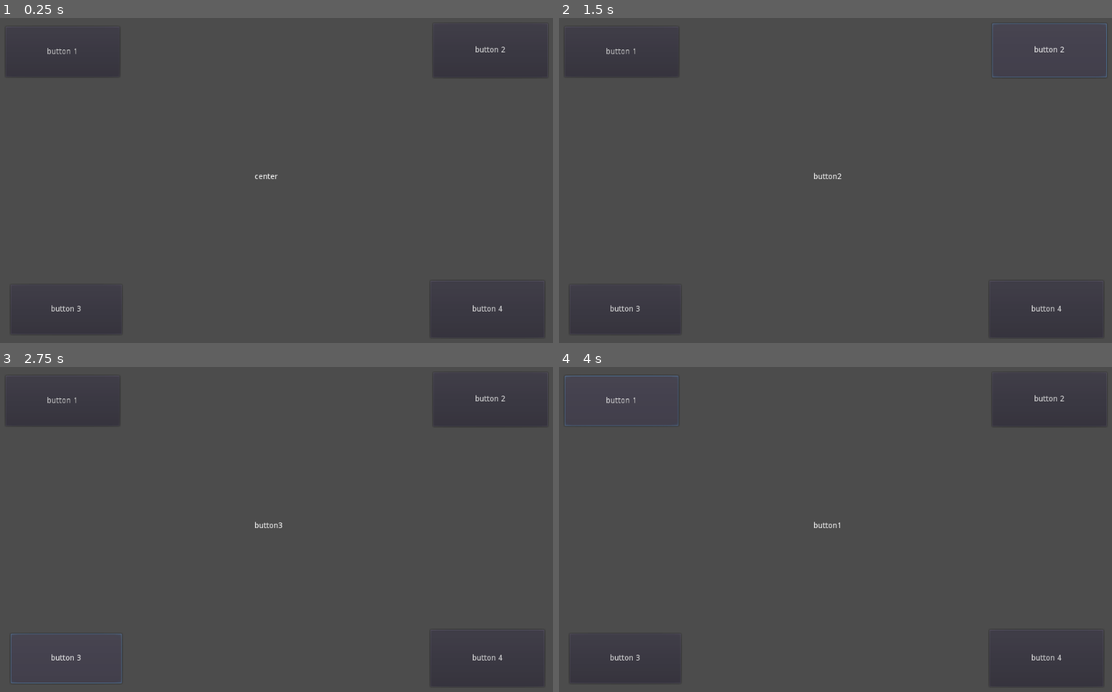
Above: before the commit, frames 1-4 (two rows, left to right).
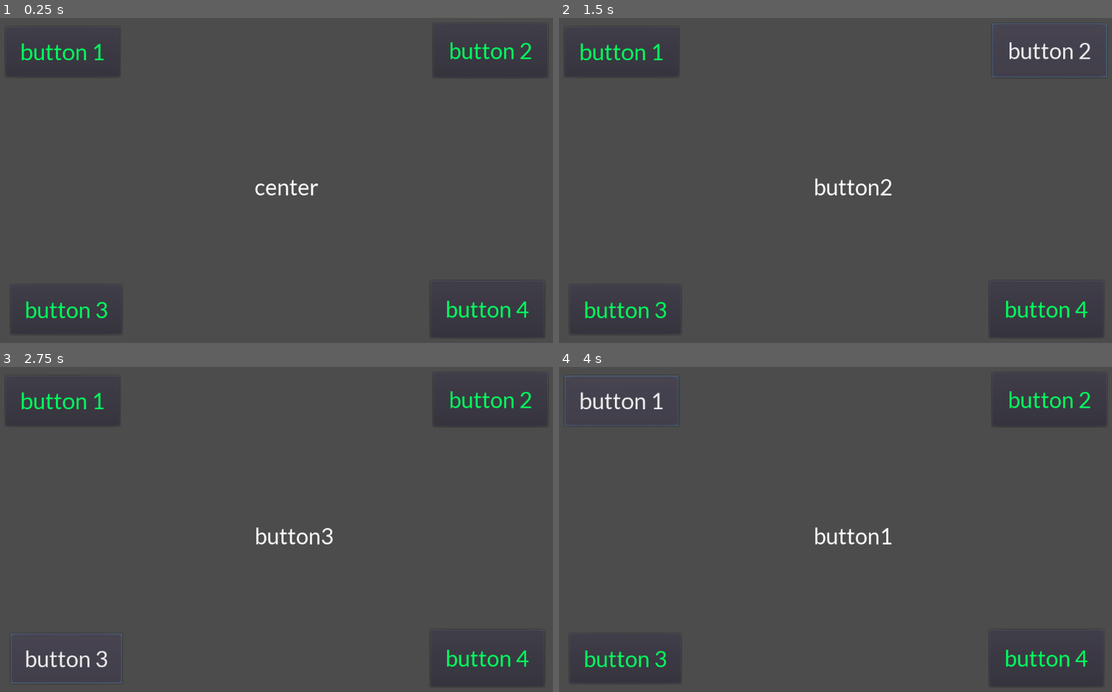
Above: after the commit, the same moments.

Repository: Aki78/GameClubMetropolia
Game: Godot game, scene res://exercise1/exercise1.tscn
The game is run twice, just before and just after one commit, with the same random seed, the same clock (stepped at 60 frames per second) and the same inputs.
Inputs:
- Up to frame 1 (0.25 s): no input
- Up to frame 2 (1.5 s): click "button 1" at 0.5 s; click "button 2" at 1.25 s
- Up to frame 3 (2.75 s): click "button 3" at 2 s
- Up to frame 4 (4 s): click "button 4" at 2.75 s; click "button 1" at 3.5 s

The runs differ from the first frame. In frame 1, 1.5% of the frame differs, in the area x 3-97%, y 7-93%; in frame 2, 1.5%; in frame 3, 1.5%; in frame 4, 1.5%.

Commit message:
ex5

Diff:
--- a/exercises/exercise1/Node2D.gd
+++ b/exercises/exercise1/Node2D.gd
@@ -11,3 +11,10 @@
 
 func _on_Button4_pressed():
 	$Label.text = "button4"
+func _ready():
+
+	for i in get_children():
+#		var dynamicfont = load("res://new_font.tres")
+		var mytheme = load("res://new_theme.tres")
+		i.theme = mytheme
+#		i.add_font_override("font", dynamicfont)
--- a/exercises/exercise1/exercise1.tscn
+++ b/exercises/exercise1/exercise1.tscn
@@ -1,6 +1,7 @@
-[gd_scene load_steps=2 format=2]
+[gd_scene load_steps=3 format=2]
 
 [ext_resource path="res://exercise1/Node2D.gd" type="Script" id=1]
+[ext_resource path="res://new_theme.tres" type="Theme" id=3]
 
 [node name="Node2D" type="Node2D"]
 script = ExtResource( 1 )
@@ -11,6 +12,8 @@
 margin_right = 234.0
 margin_bottom = 112.0
 rect_scale = Vector2( 1.01365, 1 )
+input_pass_on_modal_close_click = false
+theme = ExtResource( 3 )
 text = "button 1"
 
 [node name="Button2" type="Button" parent="."]
--- /dev/null
+++ b/exercises/exercise5/exercise5.tscn
@@ -0,0 +1,31 @@
+[gd_scene load_steps=4 format=2]
+
+[ext_resource path="res://icon.png" type="Texture" id=1]
+
+[sub_resource type="CircleShape2D" id=3]
+radius = 30.1496
+
+[sub_resource type="RectangleShape2D" id=2]
+extents = Vector2( 95.9924, 10 )
+
+[node name="Node2D" type="Node2D"]
+
+[node name="RigidBody2D" type="RigidBody2D" parent="."]
+position = Vector2( 371, 55 )
+
+[node name="Icon" type="Sprite" parent="RigidBody2D"]
+position = Vector2( 126, 129 )
+texture = ExtResource( 1 )
+
+[node name="CollisionShape2D" type="CollisionShape2D" parent="RigidBody2D"]
+position = Vector2( 126, 128 )
+scale = Vector2( 1.00161, 1 )
+shape = SubResource( 3 )
+
+[node name="StaticBody2D" type="StaticBody2D" parent="."]
+position = Vector2( -15, 0 )
+
+[node name="CollisionShape2D" type="CollisionShape2D" parent="StaticBody2D"]
+position = Vector2( 524, 609 )
+scale = Vector2( 5.49504, 1.47488 )
+shape = SubResource( 2 )
--- /dev/null
+++ b/exercises/new_font.tres
@@ -0,0 +1,8 @@
+[gd_resource type="DynamicFont" load_steps=2 format=2]
+
+[ext_resource path="res://fonts/Lato-Regular.ttf" type="DynamicFontData" id=1]
+
+[resource]
+size = 40
+outline_color = Color( 0.196078, 0.827451, 0.0823529, 1 )
+font_data = ExtResource( 1 )
--- /dev/null
+++ b/exercises/new_theme.tres
@@ -0,0 +1,7 @@
+[gd_resource type="Theme" load_steps=2 format=2]
+
+[ext_resource path="res://new_font.tres" type="DynamicFont" id=1]
+
+[resource]
+default_font = ExtResource( 1 )
+Button/colors/font_color = Color( 0.00784314, 1, 0.372549, 1 )
--- a/exercises/project.godot
+++ b/exercises/project.godot
@@ -14,9 +14,14 @@
 run/main_scene="res://exercise1/exercise1.tscn"
 config/icon="res://icon.png"
 
+[global]
+
+theme=false
+
 [gui]
 
 common/drop_mouse_on_gui_input_disabled=true
+theme/custom="res://new_theme.tres"
 
 [physics]
 
Binary file added: exercises/fonts/Lato-Regular.ttf
Not shown, added: Godot/Godot_v3.5.1-stable_win64.exe
Not shown, added: Godot/Godot_v3.5.1-stable_win64_console.cmd
